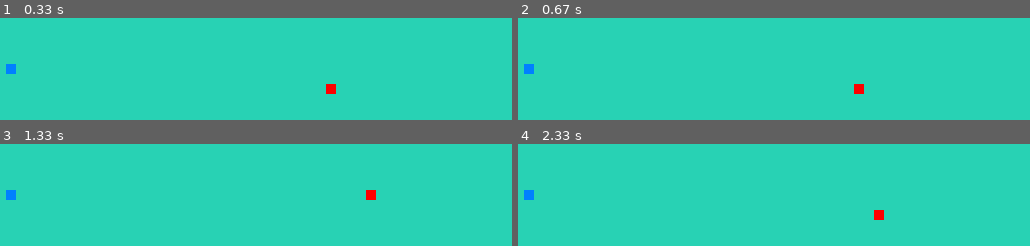
Above: before the commit, frames 1-4 (two rows, left to right).
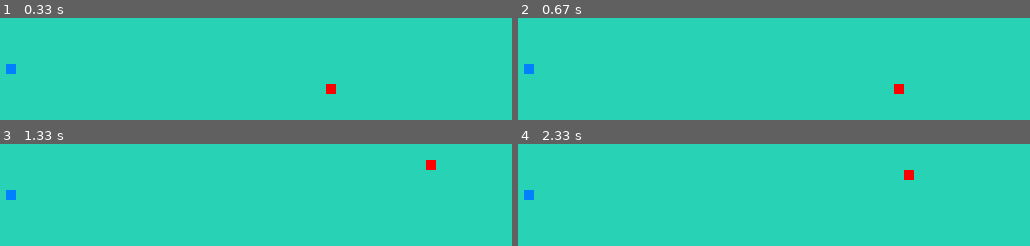
Above: after the commit, the same moments.

Repository: ChristinaJSuzuki/MyPyGame
Game: pygame game, started from SnakeGame.py
The game is run twice, just before and just after one commit, with the same random seed, the same clock (stepped at 60 frames per second) and the same inputs.
Inputs:
- Up to frame 1 (0.33 s): no input
- Up to frame 2 (0.67 s): hold Right from 0.33 s (still down)
- Up to frame 3 (1.33 s): release Right at 0.8 s; hold Up 0.83-1.13 s; hold D from 1.17 s (still down)
- Up to frame 4 (2.33 s): release D at 1.63 s; hold Left 1.67-2.2 s; hold S from 2.23 s (still down)

Frame 1 is identical in both runs. In frame 2, 0.4% of the frame differs, in the area x 65-76%, y 64-75%; in frame 3, 0.4%; in frame 4, 0.4%.

Commit message:
First commit

Diff:
--- a/SnakeGame.py
+++ b/SnakeGame.py
@@ -18,7 +18,7 @@
     "ScreenTitle": "Christina's Snake Game",
     "background": Colors["MintyGreen"],
     "BlockSize": 10,
-    "Speed": 20,
+    "Speed": 15,
 }
 
 Snake = {
@@ -38,24 +38,31 @@
        Food["X"] = round(random.randrange(0,Config["ScreenX"] - Config["BlockSize"]), -1)
        Food["Y"] = round(random.randrange(0,Config["ScreenY"] - Config["BlockSize"]), -1)
 
-screen = pygame.display.set_mode([Config["ScreenX"], Config["ScreenY"]])
-clock = pygame.time.Clock()
-pygame.display.set_caption(Config["ScreenTitle"])
-pygame.display.update()
-RandomizeFoodlocation()
+def DrawGame(screen):
+    screen.fill(Config["background"])
+    pygame.draw.rect(screen, Snake["Color"], [ Snake["X"], Snake["Y"], Config["BlockSize"], Config["BlockSize"]])
+    pygame.draw.rect(screen, Food["Color"], [Food["X"], Food["Y"], Config["BlockSize"], Config["BlockSize"]])
+    pygame.display.update()
 
-while True:
-    for event in pygame.event.get():
-        if event.type == pygame.QUIT:
-            sys.exit()
-        if event.type == pygame.KEYDOWN:
-            if event.key == pygame.K_LEFT or event.key == pygame.K_a:
+def main():
+    screen = pygame.display.set_mode([Config["ScreenX"], Config["ScreenY"]])
+    clock = pygame.time.Clock()
+    pygame.display.set_caption(Config["ScreenTitle"])
+    pygame.display.update()
+    RandomizeFoodlocation()
+
+    while True:
+        for event in pygame.event.get():
+            if event.type == pygame.QUIT:
+                sys.exit()
+            if event.type == pygame.KEYDOWN:
+                if event.key == pygame.K_LEFT or event.key == pygame.K_a:
                      Snake["Direction"] = "left"
-            if event.key == pygame.K_RIGHT or event.key == pygame.K_d:
+                if event.key == pygame.K_RIGHT or event.key == pygame.K_d:
                      Snake["Direction"] = "right"
-            if event.key == pygame.K_UP or event.key == pygame.K_w:
+                if event.key == pygame.K_UP or event.key == pygame.K_w:
                      Snake["Direction"] = "up"
-            if event.key == pygame.K_DOWN or event.key == pygame.K_s:
+                if event.key == pygame.K_DOWN or event.key == pygame.K_s:
                      Snake["Direction"] = "down"
 
         if Snake["Direction"] == "left":
@@ -67,16 +74,18 @@
         if Snake["Direction"] == "down":
                Snake["Y"] += Config["BlockSize"]
 
+        DrawGame(screen)
 
-    screen.fill(Config["background"])
-
-    pygame.draw.rect(screen, Snake["Color"], [ Snake["X"], Snake["Y"], Config["BlockSize"], Config["BlockSize"]])
-    pygame.draw.rect(screen, Food["Color"], [Food["X"], Food["Y"], Config["BlockSize"], Config["BlockSize"]])
-    pygame.display.update()
-
-    if Snake["X"] < 0 or Snake["X"] >= Config["ScreenX"] or Snake["Y"] < 0 or Snake["Y"] >= Config["ScreenY"]:
+        if Snake["X"] < 0 or Snake["X"] >= Config["ScreenX"] or Snake["Y"] < 0 or Snake["Y"] >= Config["ScreenY"]:
            break
 
-    clock.tick(Config["Speed"])
+        if Snake["X"] == Food["X"] and Snake["Y"] == Food["Y"]:
+             print("You eat a Delicious Apple")
+             RandomizeFoodlocation()
 
-print("you hit a wall")
+        clock.tick(Config["Speed"])
+
+    print("you hit a wall")
+
+if __name__ == "__main__":
+     main()
